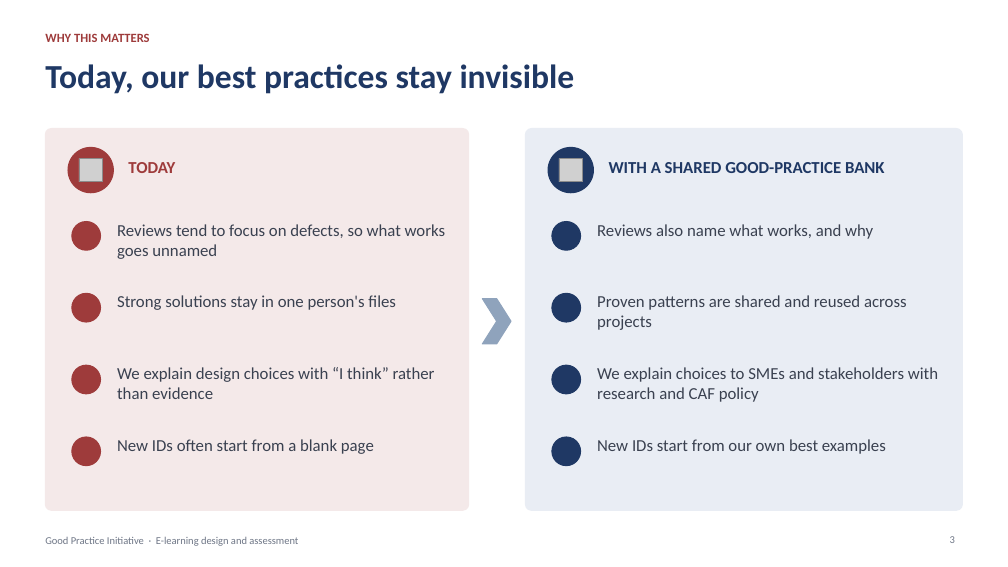
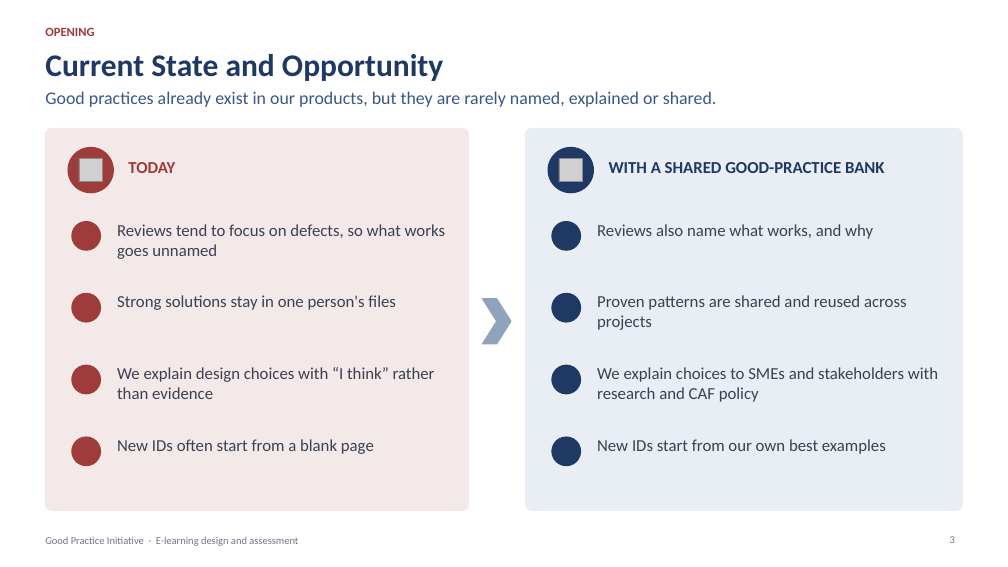
Before and after one commit to hpf118/Tina, a slide deck: slide 3 of good-practice-deck/Good-Practice-Initiative-Team-Briefing.pptx. Drawn at 1008x567 pixels with LibreOffice and Linux fonts; fonts in the diff are those of the drawing; grey boxes stand for pictures; background and template pictures are left out. Boxes give left, top, right and bottom in pixels: in the first picture for what was removed or moved away, otherwise in the second. Text is boxed around its words. In the diff, an @@ line names an element or a change of style, - is before the commit and + after.

```diff
--- a/good-practice-deck/Good-Practice-Initiative-Team-Briefing.pptx
+++ b/good-practice-deck/Good-Practice-Initiative-Team-Briefing.pptx
@@ text added at (x1=45, y1=27, x2=94, y2=36), 12 pt, text #9E3B3B, bold @@
+OPENING
@@ text removed at (x1=45, y1=33, x2=149, y2=42) @@
-WHY THIS MATTERS
@@ title added at (x1=45, y1=54, x2=443, y2=81), 30 pt, text #1F3864, bold @@
+Current State and Opportunity
@@ title removed at (x1=45, y1=64, x2=575, y2=94) @@
-Today, our best practices stay invisible
@@ text added at (x1=45, y1=91, x2=717, y2=107), 17 pt, text #3A5787 @@
+Good practices already exist in our products, but they are rarely named, explained or shared.
```
Also in this commit, not shown: 26 other slides changed, 2 other files.
